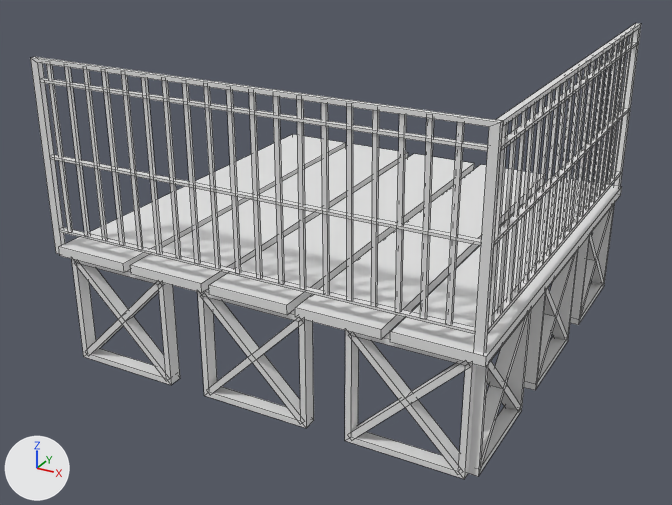
A saved change to the OBJ model Assets/Visual/3D/Bridges/Bridge_Curve/Ponte_Chao_Curva.obj.
Camera for both pictures: a camera (50 mm lens) standing at (3.02, -5.93, 2.63) and looking at (-0.1, -0.24, -0.21). Arrows for +X, +Y and +Z are at lower left; the lights stay in place. Mesh edges are drawn as thin lines. Where no turn or scale is listed for an object, it has been applied to the vertices.

Before the edit, the objects in view are built like this:
```python
me_chão_curva = bpy.data.meshes.new('Chão_Curva')
me_chão_curva.from_pydata(...)  # 659 vertices, 530 faces; spans x -1.65..1.59, y -1.59..1.65, z -0.84..1.35
ob_chão_curva = bpy.data.objects.new('Chão_Curva', me_chão_curva)
ob_chão_curva.location = (0.0, 0.0, 0.0)
```
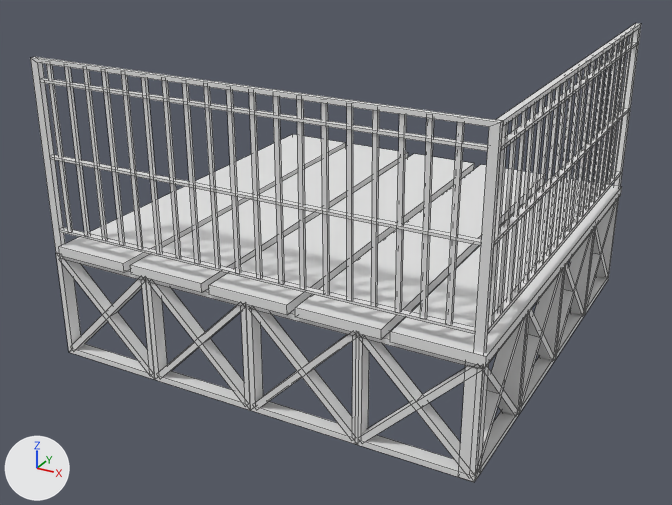
What the commit changed:
me_chão_curva is used by ob_chão_curva; location (0.0, 0.0, 0.0).
me_chão_curva had 659 vertices, 530 faces and spanned x -1.65..1.59, y -1.59..1.65, z -0.84..1.35.
me_chão_curva now has 739 vertices, 606 faces and spans x -1.65..1.59, y -1.59..1.65, z -0.84..1.35.
me_chão_curva part 1: the loose piece of 16 vertices spanning x 0.69..1.5, y -1.56..-1.46, z -0.84..-0.03 is copied, and the copy is moved by (0.07, 0.0, 0.0); it spans x 0.76..1.56, y -1.56..-1.46, z -0.84..-0.03.
me_chão_curva part 2: the loose piece of 24 vertices spanning x 0.7..1.49, y -1.56..-1.47, z -0.83..-0.04 is copied, and the copy is moved by (0.07, 0.0, 0.0); it spans x 0.78..1.56, y -1.56..-1.47, z -0.83..-0.04.
me_chão_curva part 3: the loose piece of 16 vertices spanning x 1.46..1.56, y 0.69..1.5, z -0.84..-0.03 is copied, and the copy is scaled about its middle by (1, 0.966, 1), then moved by (0.0, 0.16, 0.0); it spans x 1.46..1.56, y 0.86..1.65, z -0.84..-0.03.
me_chão_curva part 4: the loose piece of 24 vertices spanning x 1.47..1.56, y 0.7..1.49, z -0.83..-0.04 is copied, and the copy is scaled about its middle by (1, 0.965, 1), then moved by (0.0, 0.15, 0.0); it spans x 1.47..1.56, y 0.87..1.63, z -0.83..-0.04.
Part 5, on me_chão_curva:
10 vertices are removed from x 1.45..1.56, y -1.56..-1.06, z -0.83..-0.04.
36 faces are deleted.
40 vertices in x -0.41..0.4, y -1.56..-1.46, z -0.84..-0.03 move by (-0.43, 0.0, 0.0).
38 vertices in x 1.46..1.56, y -0.4..0.4, z -0.84..-0.03 move by (0.0, -0.35, 0.0).
32 vertices in x 1.46..1.56, y -1.5..-0.69, z -0.84..-0.03 move by (0.0, -0.06, 0.0).
28 vertices in x 1.46..1.56, y 0.69..1.5, z -0.84..-0.03 move by (0.0, -0.64, 0.0).
28 vertices in x -1.5..-0.69, y -1.56..-1.46, z -0.84..-0.03 move by (-0.15, 0.0, 0.0).
16 vertices in x 0.69..1.5, y -1.56..-1.46, z -0.84..-0.03 move by (-0.72, 0.0, 0.0).
44 vertices move from x -1.49..1.56, y -1.56..1.48, z -0.83..-0.04 to x -1.63..1.56, y -1.56..0.85, z -0.83..-0.04.
10 vertices are added at x -0.01..1.56, y -1.56..-1.19, z -0.83..-0.05.
36 new faces join them.

Where the change shows, as pixel boxes (x1, y1, x2, y2) in the pictures (672 x 505 px; the box of a moved part takes in the faces that stretch with it):
'Chão_Curva', reshaped: before (30, 23, 641, 479); after (30, 23, 641, 482)
part 1 of me_chão_curva, added: after (355, 331, 489, 482)
part 2 of me_chão_curva, added: after (361, 339, 465, 465)
part 3 of me_chão_curva, added: after (584, 198, 619, 316)
part 4 of me_chão_curva, added: after (586, 200, 617, 307)
part 5 of me_chão_curva, moved or reshaped: before (72, 203, 615, 479); after (56, 228, 595, 475)
